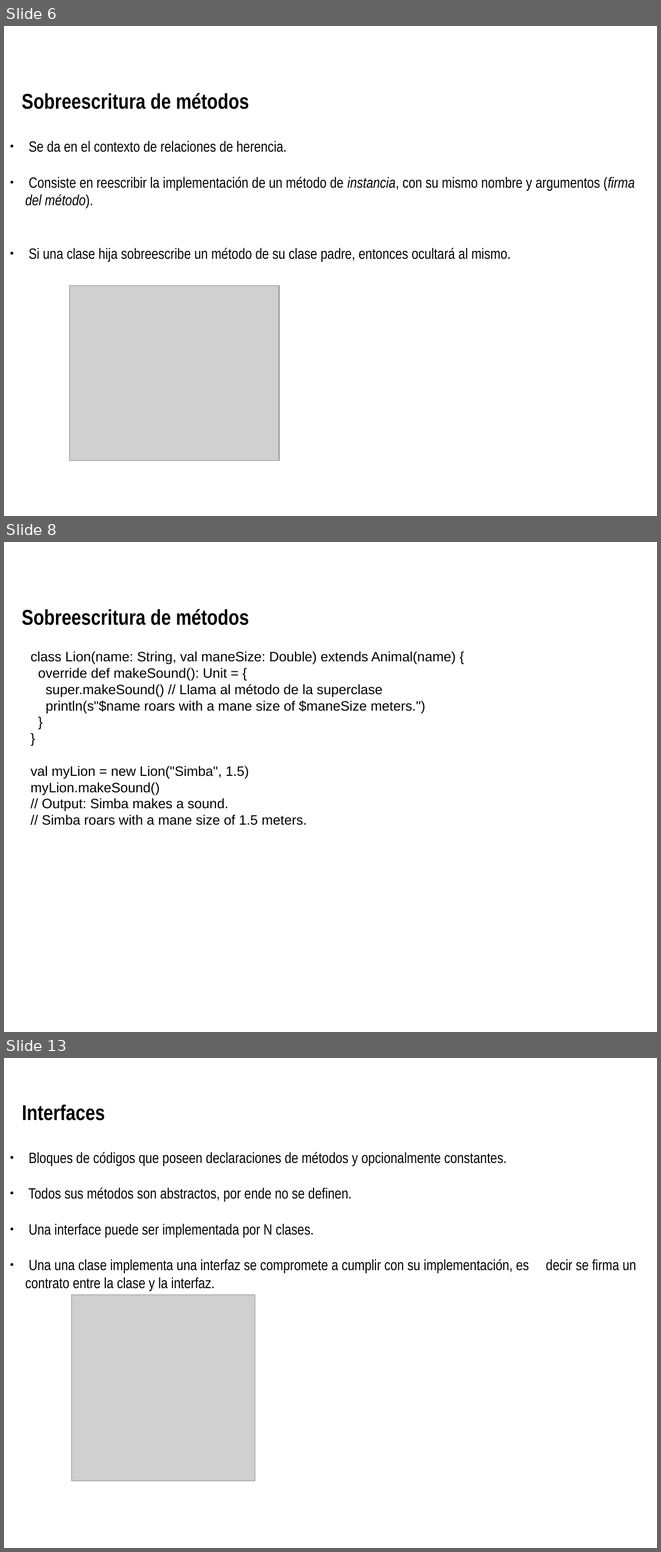
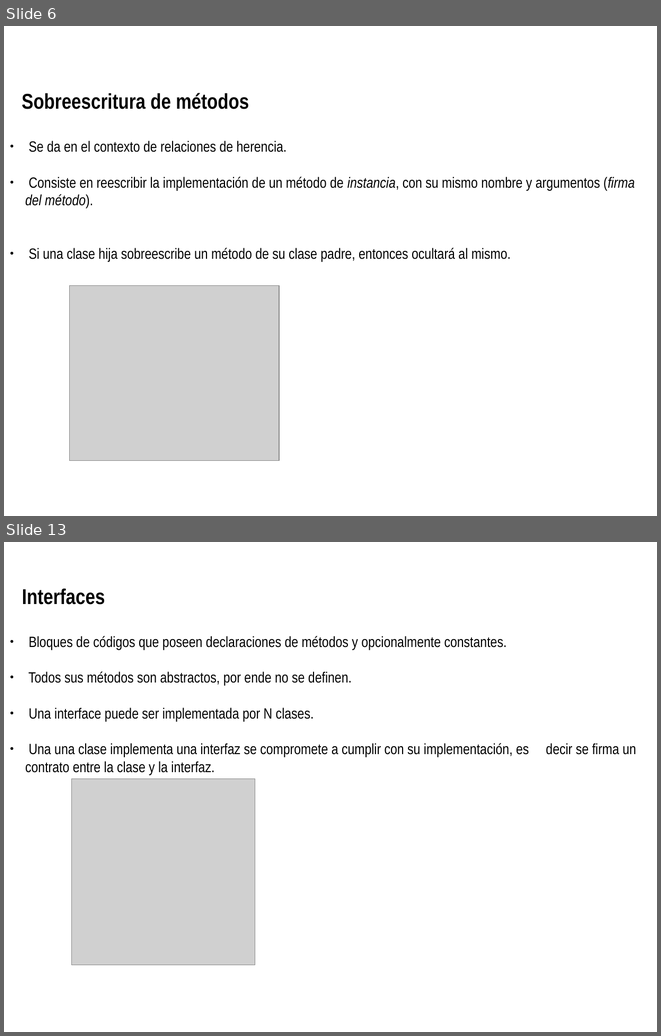
Before and after one commit to Agustin-Nicolas-Torres/paradigmaUAP2025, a slide deck: objetos/poo_2.odp. Shown one above the other, each under a label of ours: slides 6, 8 and 13 before the commit, slides 6 and 13 after it; the slides between them are not shown. The pictures are 661x1552 and 661x1036 pixels, drawn with LibreOffice and Linux fonts; fonts in the diff are those of the drawing; grey boxes stand for pictures; background and template pictures are left out. Boxes give left, top, right and bottom in pixels: in the first picture for what was removed or moved away, otherwise in the second. Text is boxed around its words. In the diff, an @@ line names an element or a change of style, - is before the commit and + after.

```diff
--- a/objetos/poo_2.odp
+++ b/objetos/poo_2.odp
@@ slide 8 removed at box(4, 542, 657, 1032), background picture (left out) @@
@@ text removed at box(21, 609, 249, 625) @@
-Sobreescritura de métodos
@@ text removed at box(30, 651, 456, 825) @@
-class Lion(name: String, val maneSize: Double) extends Animal(name) {
-override def makeSound(): Unit = {
-super.makeSound() // Llama al método de la superclase
-println(s"$name roars with a mane size of $maneSize meters.")
-}
-}
-val myLion = new Lion("Simba", 1.5)
-myLion.makeSound()
-// Output: Simba makes a sound.
-// Simba roars with a mane size of 1.5 meters.
```
Also in this commit, not shown: 3 slides changed, 2 slides added, 3 other slides removed, 4 other files.
